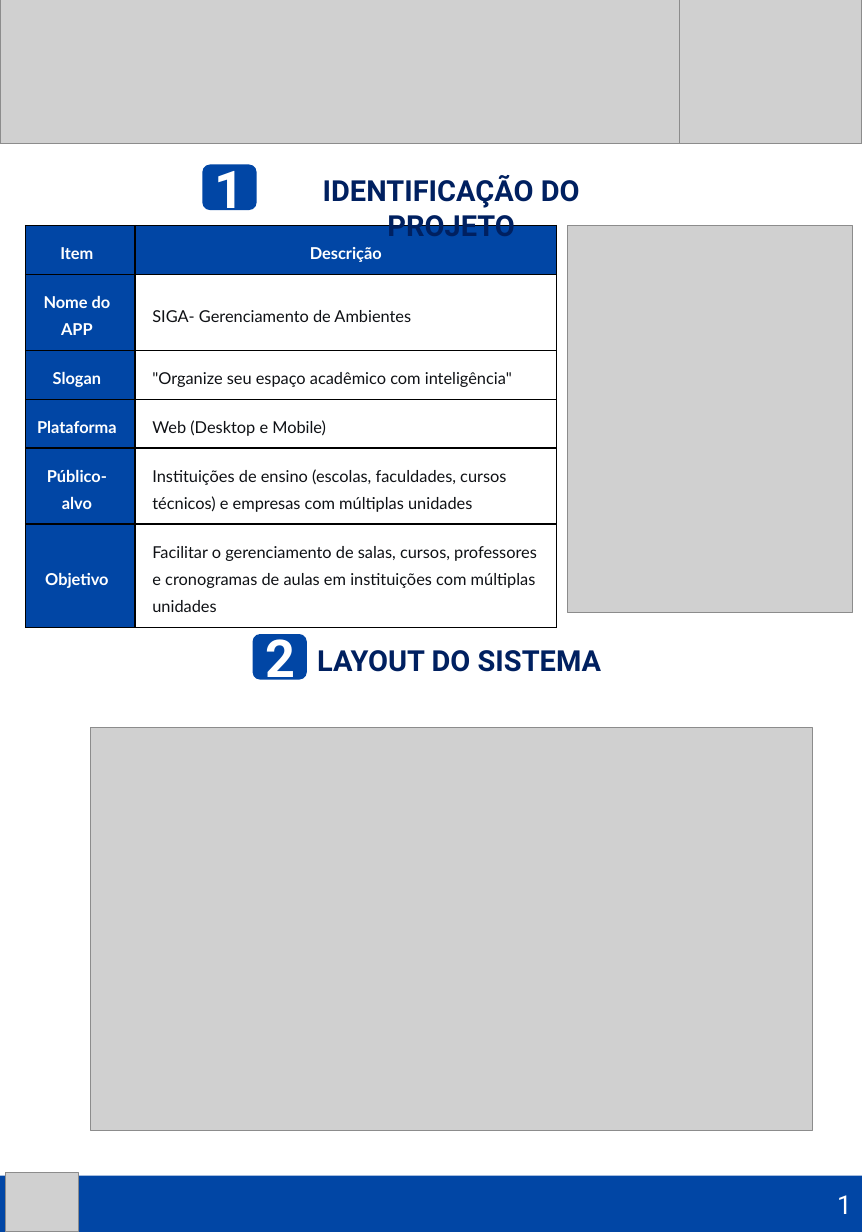
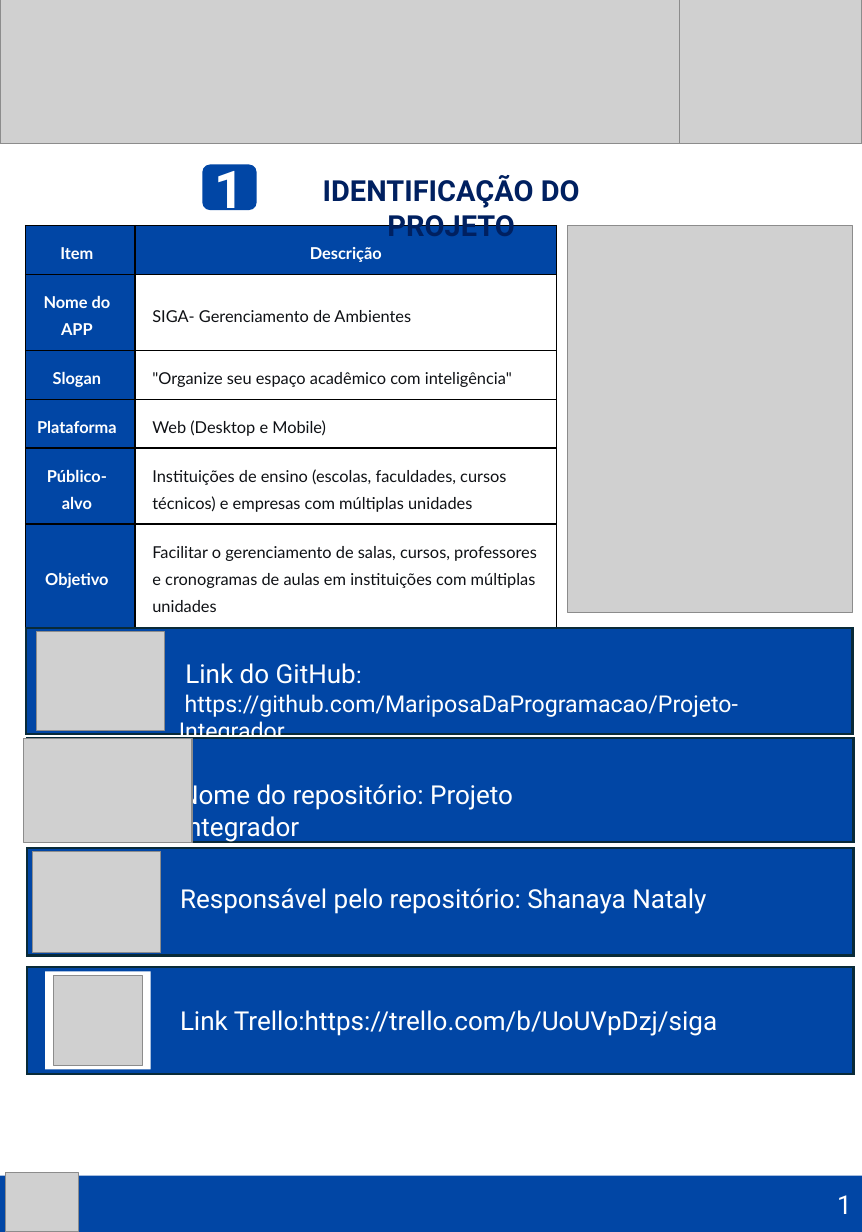
Before and after one commit to MariposaDaProgramacao/Projeto-Integrador, a slide deck: slide 2 of DOCUMENTACAO/Sistema de Gerenciamento de Ambientes - Documentação.pptx (slide 4 before the commit). Drawn at 862x1232 pixels with LibreOffice and Linux fonts; fonts in the diff are those of the drawing; grey boxes stand for pictures. Boxes give left, top, right and bottom in pixels: in the first picture for what was removed or moved away, otherwise in the second. Text is boxed around its words. In the diff, an @@ line names an element or a change of style, - is before the commit and + after.

```diff
--- a/DOCUMENTACAO/Sistema de Gerenciamento de Ambientes - Documentação.pptx
+++ b/DOCUMENTACAO/Sistema de Gerenciamento de Ambientes - Documentação.pptx
@@ group added at box(26, 627, 853, 746): 1 rectangle, 1 text, 1 ellipse, 1 picture @@
+Link do GitHub:
+https://github.com/MariposaDaProgramacao/Projeto-Integrador
@@ rounded rectangle removed at box(252, 634, 306, 680) @@
-2
@@ text removed at box(317, 650, 601, 672) @@
-LAYOUT DO SISTEMA
@@ picture added at box(24, 738, 193, 842) @@
@@ rectangle added at box(27, 737, 854, 841), fill #0146A5, outline #092A39 1.5 pt @@
@@ picture removed at box(91, 728, 812, 1130) @@
@@ text added at box(180, 780, 513, 842), 18 pt, text #FFFFFF @@
+Nome do repositório: Projeto Integrador
@@ rectangle added at box(27, 847, 854, 955), fill #0146A5, outline #092A39 1.5 pt @@
@@ picture added at box(32, 851, 161, 952) @@
@@ text added at box(180, 888, 706, 914), 18 pt, text #FFFFFF @@
+Responsável pelo repositório: Shanaya Nataly
@@ rectangle added at box(27, 966, 854, 1074), fill #0146A5, outline #092A39 1.5 pt @@
@@ rectangle added at box(45, 970, 150, 1068), fill #FFFFFF @@
@@ picture added at box(53, 976, 143, 1065) @@
@@ text added at box(180, 1010, 717, 1036), 18 pt, text #FFFFFF @@
+Link Trello:https://trello.com/b/UoUVpDzj/siga
```
Also in this commit, not shown: 1 other slide changed, 15 slides added, 3 slides removed, 2 other files.
